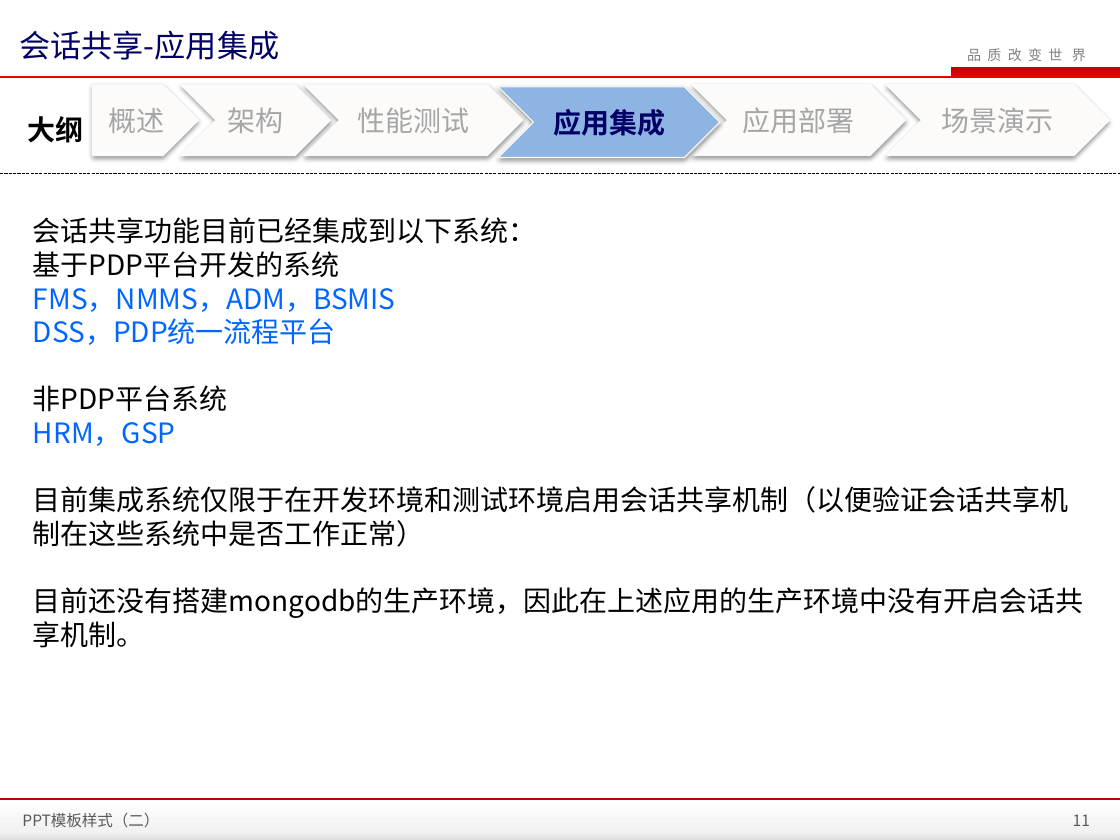
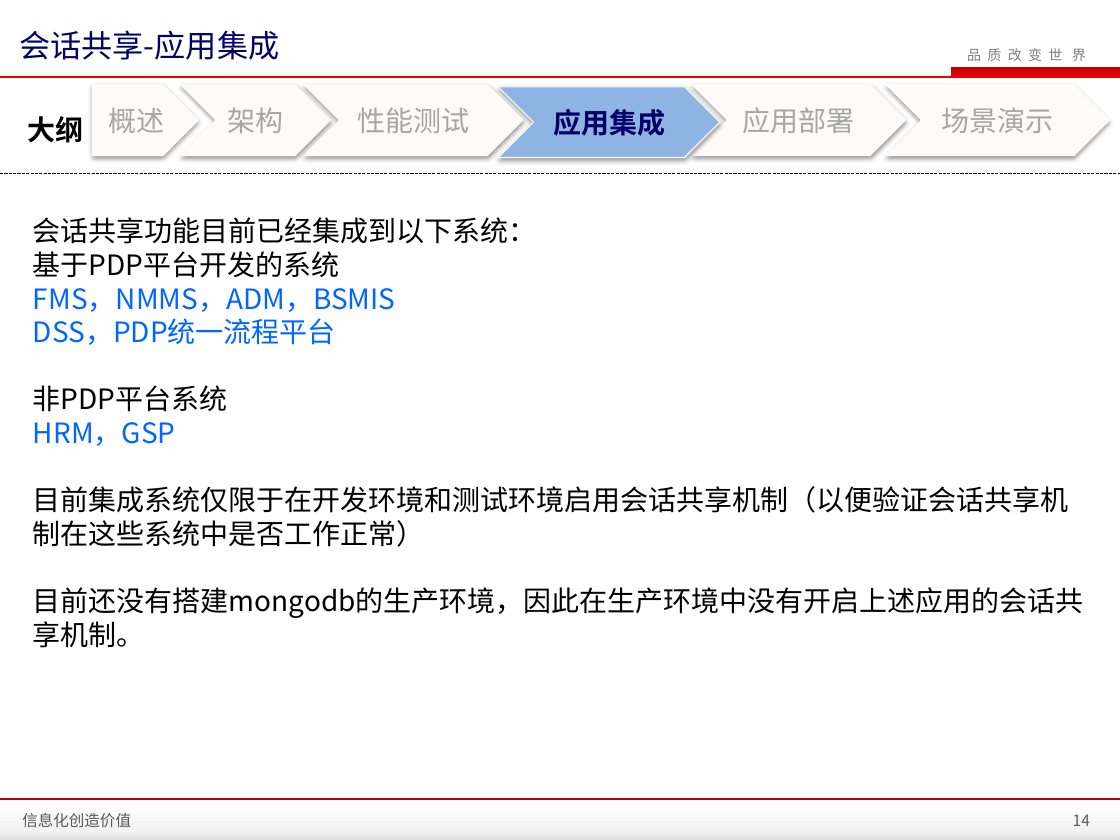
Before and after one commit to zhanght86/bboss-cms, a slide deck: slide 14 of 文档/SanyPDP平台会话共享介绍.pptx (slide 11 before the commit). Drawn at 1120x840 pixels with LibreOffice and Linux fonts; fonts in the diff are those of the drawing; background and template pictures are left out. Boxes give left, top, right and bottom in pixels: in the first picture for what was removed or moved away, otherwise in the second. Text is boxed around its words. In the diff, an @@ line names an element or a change of style, - is before the commit and + after.

```diff
--- a/文档/SanyPDP平台会话共享介绍.pptx
+++ b/文档/SanyPDP平台会话共享介绍.pptx
@@ text at (33, 587, 1084, 648): text changed @@
-目前还没有搭建mongodb的生产环境，因此在上述应用的生产环境中没有开启会话共享机制。
+目前还没有搭建mongodb的生产环境，因此在生产环境中没有开启上述应用的会话共享机制。
@@ text at (22, 813, 131, 828): text changed @@
-PPT模板样式（二）
+信息化创造价值
@@ page number at (1073, 814, 1090, 826): text changed @@
-11
+14
```
Also in this commit, not shown: 17 other slides changed, 3 slides added, 7 other files.
